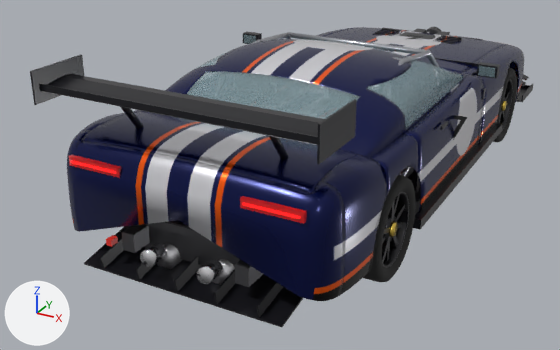
The Blender file exports/longhood.blend, before and after one commit.
Before and after are seen from a 50 mm camera at (2.39, -5.47, 2.59) aimed at (-0.36, -0.47, 0.09). Every picture has the same lights, and +X, +Y and +Z are marked at lower left. The first picture is the older version.

Script lines for the objects in view, before the commit:
```python
ob_bumper_r = bpy.data.objects.new('Bumper_R', me_bumper_r)
ob_bumper_r.parent = ob_body
ob_bumper_r.location = (0.0, 0.0, 0.0)
ob_crashbeam_r = bpy.data.objects.new('CrashBeam_R', me_cb_001)
ob_crashbeam_r.parent = ob_chassis
ob_crashbeam_r.location = (0.0, 0.0, 0.0)
ob_diffuser = bpy.data.objects.new('Diffuser', me_diffuser)
ob_diffuser.parent = ob_bumper_r
ob_diffuser.location = (0.0, 0.0, 0.0)
ob_exhaust = bpy.data.objects.new('Exhaust', me_exhaust)
ob_exhaust.parent = ob_chassis
ob_exhaust.location = (0.0, 0.0, 0.0)
ob_rearwing = bpy.data.objects.new('RearWing', me_rearwing)
ob_rearwing.parent = ob_trunk
ob_rearwing.location = (0.0, 0.0, 0.0)
# me_bumper_r
# before: 432 (0.77, -2.32, 0.33) at pixel (298, 296), 486 (-0.77, -2.32, 0.33) at pixel (79, 231), 487 (0.0, -2.32, 0.6) at pixel (178, 220), 920 (0.77, -2.32, 0.33) at pixel (298, 295), 974 (-0.77, -2.32, 0.33) at pixel (80, 231)
# before: 975 (0.0, -2.31, 0.6) at pixel (178, 219)
# also in view: 'Hood' at (0.0, 1.32, 0.78); 'RearRail_R' at (0.4, -1.65, 0.34); 'Rear_Glass' at (0.0, -1.38, 1.01); 'Tire_FR' at (0.83, 1.38, 0.34); 'Roof_Pillars' at (0.0, -0.62, 1.02)
```
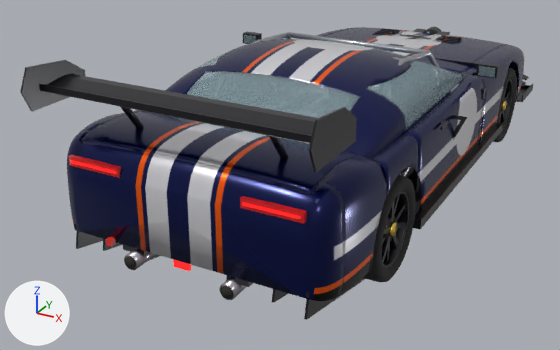
The change, as a diff of the scene's bpy script:
```diff
--- a/exports/longhood.blend.py
+++ b/exports/longhood.blend.py
@@ me_bumper_r @@
 # used by ob_bumper_r; parent = ob_body; location = (0.0, 0.0, 0.0)
 # verts and faces of me_bumper_r; kept vertices keep their numbers, new ones are numbered from 1106
-me_bumper_r.from_pydata(...)  # 1106 vertices, 1095 faces; spans x -0.94..0.94, y -2.32..-2.11, z 0.27..0.93
+me_bumper_r.from_pydata(...)  # 1106 vertices, 1096 faces; spans x -0.94..0.94, y -2.32..-2.11, z 0.27..0.93
+# me_bumper_r part 1
+delete_faces([(486, 974, 975, 487), (432, 487, 975, 920)])
+faces += [(432, 487, 486), (920, 974, 975), (432, 486, 974, 920)]
 me_bumper_r.materials.append(mat_paint)
@@ me_exhaust @@
 # used by ob_exhaust; parent = ob_chassis; location = (0.0, 0.0, 0.0)
-me_exhaust.from_pydata(...)  # 248 vertices, 200 faces; spans x -0.28..0.28, y -2.38..1.01, z 0.15..0.37
+me_exhaust.from_pydata(...)  # 344 vertices, 252 faces; spans x -0.39..0.39, y -2.37..1.01, z 0.15..0.44
+# me_exhaust part 2: a new loose piece, a 20-sided cylinder along y spanning x -0.39..-0.29, y -2.36..-2.16, z 0.2..0.3, in mat_titanium (grey #b5afb8)
+# me_exhaust part 3: a new loose piece, a 20-sided cylinder along y spanning x -0.381..-0.299, y -2.367..-2.355, z 0.209..0.291, in mat_soot (dark grey #302f2d)
+# me_exhaust part 4: a new loose piece, a 20-sided cylinder along y spanning x 0.29..0.39, y -2.36..-2.16, z 0.2..0.3, in mat_titanium (grey #b5afb8)
+# me_exhaust part 5: a new loose piece, a 20-sided cylinder along y spanning x 0.299..0.381, y -2.367..-2.355, z 0.209..0.291, in mat_soot (dark grey #302f2d)
+# me_exhaust part 6: the loose piece of 40 vertices spanning x 0.12..0.28, y -2.23..-1.68, z 0.16..0.32 is deleted
+# me_exhaust part 7: the loose piece of 40 vertices spanning x -0.28..-0.12, y -2.23..-1.68, z 0.16..0.32 is deleted
+# me_exhaust part 8: the loose piece of 32 vertices spanning x 0.15..0.25, y -2.38..-2.26, z 0.27..0.37 is deleted
+# me_exhaust part 9: the loose piece of 32 vertices spanning x -0.25..-0.15, y -2.38..-2.26, z 0.27..0.37 is deleted
+# other edits to the shape of me_exhaust do not show in these pictures
 me_exhaust.materials.append(mat_steel)
-me_exhaust.materials.append(mat_chrome)  # white #ededf1
+me_exhaust.materials.append(mat_titanium)  # grey #b5afb8
+me_exhaust.materials.append(mat_soot)  # dark grey #302f2d
@@ me_rearwing @@
 # used by ob_rearwing; parent = ob_trunk; location = (0.0, 0.0, 0.0)
-me_rearwing.from_pydata(...)  # 82 vertices, 96 faces; spans x -0.92..0.92, y -2.41..-1.94, z 0.91..1.36
+me_rearwing.from_pydata(...)  # 94 vertices, 120 faces; spans x -0.92..0.92, y -2.5..-1.94, z 0.91..1.39
+# me_rearwing part 10: the loose piece of 8 vertices spanning x 0.9..0.92, y -2.41..-1.99, z 1.16..1.36 is rebuilt with 14 vertices and now spans x 0.9..0.92, y -2.5..-1.98, z 1.13..1.39
+# me_rearwing part 11: the loose piece of 8 vertices spanning x -0.92..-0.9, y -2.41..-1.99, z 1.16..1.36 is rebuilt with 14 vertices and now spans x -0.92..-0.9, y -2.5..-1.98, z 1.13..1.39
 me_rearwing.materials.append(mat_carbon)
@@ me_diffuser @@
 # used by ob_diffuser; parent = ob_bumper_r; location = (0.0, 0.0, 0.0)
-me_diffuser.from_pydata(...)  # 48 vertices, 36 faces; spans x -0.7..0.7, y -2.39..-1.83, z 0.142..0.338
+me_diffuser.from_pydata(...)  # 72 vertices, 54 faces; spans x -0.82..0.82, y -2.318..-1.422, z 0.007..0.363
+# me_diffuser part 12: a new loose piece, a box spanning x -0.055..0.055, y -2.318..-2.298, z 0.28..0.33, in mat_ledred (red #ff0000, glowing red #ff2727)
+# me_diffuser part 13: the loose piece of 8 vertices spanning x -0.7..0.7, y -2.382..-1.838, z 0.145..0.255 is rebuilt with 8 vertices and now spans x -0.82..0.82, y -2.301..-1.439, z 0.144..0.346
+# me_diffuser part 14: the loose piece of 8 vertices spanning x -0.556..-0.544, y -2.39..-1.83, z 0.142..0.338 is deleted
+# me_diffuser part 15: the loose piece of 8 vertices spanning x 0.544..0.556, y -2.39..-1.83, z 0.142..0.338 is deleted
+# me_diffuser part 16: the loose piece of 8 vertices spanning x -0.006..0.006, y -2.39..-1.83, z 0.142..0.338 is deleted
+# me_diffuser part 17: 16 vertices removed from x -0.281..0.281, y -2.39..-1.83, z 0.142..0.338; 48 vertices added at x -0.818..0.818, y -2.318..-1.422, z 0.007..0.363
+# other edits to the shape of me_diffuser do not show in these pictures
 me_diffuser.materials.append(mat_carbon)
+me_diffuser.materials.append(mat_ledred)  # red #ff0000, glowing red #ff2727
```

Boxes (x1, y1, x2, y2) around the edits, measured in the pictures (560 x 350 px; the box of a moved part takes in the faces that stretch with it):
'RearWing', reshaped
    before: (30, 54, 357, 164)
    after: (20, 60, 357, 172)
'Diffuser', reshaped (33% wider)
    before: (84, 226, 303, 327)
    after: (74, 224, 365, 320)
'Exhaust', reshaped
    before: (140, 243, 235, 285)
    after: (124, 249, 246, 300)
part 1 of me_bumper_r, moved or reshaped (not visible before)
    after: (80, 220, 297, 296)
part 2 of me_exhaust, added
    after: (124, 249, 156, 270)
part 3 of me_exhaust, added
    after: (125, 256, 136, 269)
part 4 of me_exhaust, added
    after: (219, 277, 246, 300)
part 5 of me_exhaust, added
    after: (220, 285, 233, 299)
part 6 of me_exhaust, deleted (mostly hidden)
    before: (212, 259, 235, 285)
part 7 of me_exhaust, deleted
    before: (156, 243, 182, 269)
part 8 of me_exhaust, deleted
    before: (197, 259, 223, 284)
part 9 of me_exhaust, deleted
    before: (140, 243, 166, 267)
part 10 of me_rearwing, rebuilt (20% wider)
    before: (317, 99, 357, 164)
    after: (309, 107, 357, 172)
part 11 of me_rearwing, rebuilt (22% wider)
    before: (30, 54, 84, 105)
    after: (20, 60, 86, 112)
part 12 of me_diffuser, added
    after: (173, 259, 191, 271)
part 13 of me_diffuser, rebuilt (not visible afterwards)
    before: (84, 226, 303, 327)
part 14 of me_diffuser, deleted
    before: (100, 237, 123, 268)
part 15 of me_diffuser, deleted
    before: (256, 282, 283, 318)
part 16 of me_diffuser, deleted
    before: (174, 256, 202, 292)
part 17 of me_diffuser, built on
    before: (136, 263, 235, 304)
    after: (76, 231, 365, 320)
'FuelCell', unchanged, covered by the edit
    before: (144, 226, 240, 267)
